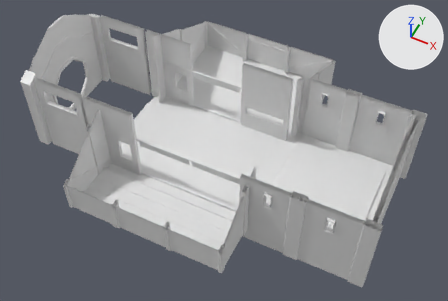
The Blender file Assets/KoboldKare/Models/PlayerHome/PlayerHouse.blend: old version first, new version second.
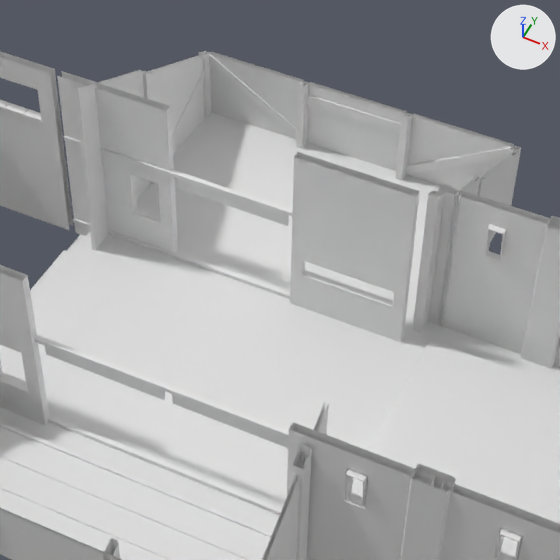
Old and new are each drawn whole from a camera (50 mm lens) standing at (11.4, -26.6, 34.1) and looking at (-1.6, -0.7, 1.8) and again close up on the part from 27% to 78% of the width and 0% to 77% of the height. The lights are fixed; the arrows at upper right show +X, +Y and +Z.

Names of what the first close-up shows: 'Carpet', 'Concrete', 'Stone', 'Wood'.
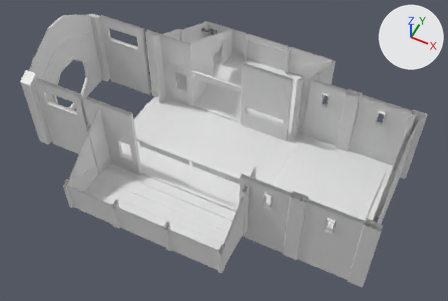
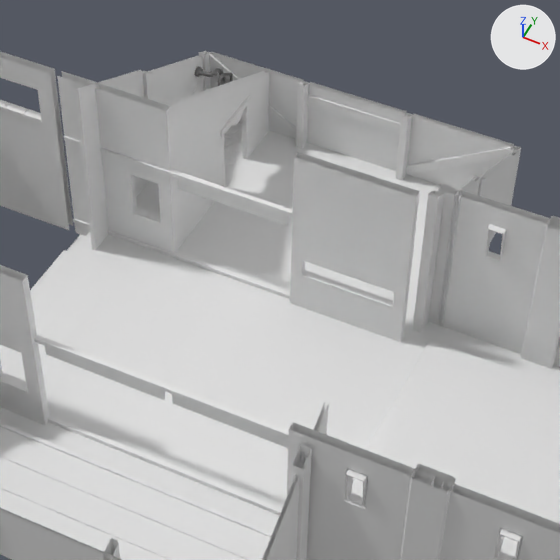
What changed in the scene script:
```text
Add mat_metal:
    mat_metal = principled_material('Metal')
    mat_metal.base_color = (0.227, 0.227, 0.227)  # grey #838383
    mat_metal.metallic = 0.882
    mat_metal.roughness = 0.279
    mat_metal.specular_ior_level = 0.169
Change me_cube_019_cube_055:
    used by ob_stone; location = (0.0, 0.0, 0.0); rotation_euler = (1.571, 0.0, 0.0), in degrees (90, 0, 0)
    remove me_cube_019_cube_055.from_pydata(...)  # 582 vertices, 381 faces; spans x -15.2..10.1, y -0.8..7.9, z -11.0..8.8
    add me_cube_019_cube_055.from_pydata(...)  # 1566 vertices, 1332 faces; spans x -7.4..17.9, y -14.5..5.3, z -0.8..7.9
    me_cube_019_cube_055 part 1: the loose piece of 44 vertices spanning x -10.1..10.0, y -0.5..0.3, z -11.0..5.0 is turned 90 degrees about the x axis through its middle, then moved by (7.8, -2.7, 2.9)
    me_cube_019_cube_055 part 2: the loose piece of 8 vertices spanning x -9.1..-9.0, y 0.0..6.5, z -6.7..-2.9 is turned 90 degrees about the x axis through its middle, then moved by (7.8, -4.2, 8.1)
    me_cube_019_cube_055 part 3: 1032 vertices added at x -1.3..10.2, y -1.7..5.3, z 0.0..6.0
    add me_cube_019_cube_055.materials.append(mat_concrete)  # white #e7e7e7
Add me_cube_019_cube_008:
    me_cube_019_cube_008.from_pydata(...)  # 708 vertices, 642 faces; spans x -1.15..1.11, y -0.48..2.44, z -5.22..-0.06
    me_cube_019_cube_008.materials.append(mat_metal)  # grey #838383
Change ob_stone:
    ob_stone.rotation_euler: (1.571, 0.0, 0.0) -> (0.0, 0.0, 0.0)  # degrees (90, 0, 0) -> degrees (0, 0, 0)
    ob_stone.location: (0.0, 0.0, 0.0) -> (-7.82, 5.74, 0.01)
Add ob_metal:
    ob_metal = bpy.data.objects.new('Metal', me_cube_019_cube_008)
    ob_metal.location = (-7.89, 5.6, 0.47)
    ob_metal.rotation_euler = (1.571, 0.0, 0.0)  # degrees (90, 0, 0)
```

Boxes [x1, y1, x2, y2] around the edits, measured in the close-ups (560 x 560 px; the box of a moved part takes in the faces that stretch with it):
'Stone', reshaped, moved, turned
    both: [0, 51, 560, 560]
'Metal', added
    after: [195, 66, 233, 86]
part 1 of me_cube_019_cube_055, moved or reshaped
    before: [0, 112, 560, 557]
    after: [0, 123, 560, 557]
part 2 of me_cube_019_cube_055, moved or reshaped
    before: [75, 70, 150, 250]
    after: [75, 70, 149, 250]
part 3 of me_cube_019_cube_055, added
    after: [147, 52, 518, 328]
